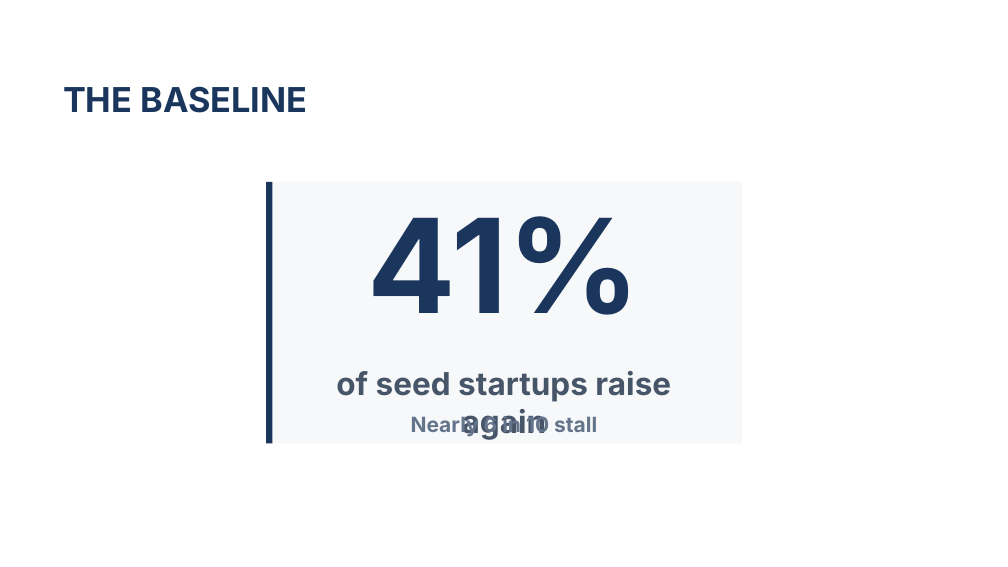
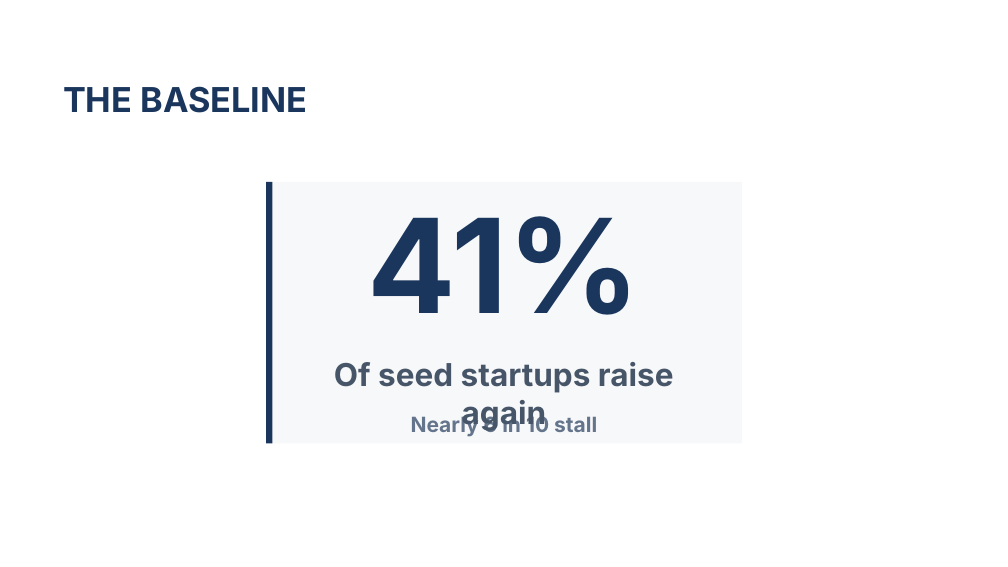
Before and after one commit to Meqdad-25/EDA_Project, a slide deck: slide 6 of presentation/Which Startups Raise Again.pptx. Drawn at 1008x567 pixels with LibreOffice and Linux fonts; fonts in the diff are those of the drawing; background and template pictures are left out. Boxes give left, top, right and bottom in pixels: in the first picture for what was removed or moved away, otherwise in the second. Text is boxed around its words. In the diff, an @@ line names an element or a change of style, - is before the commit and + after.

```diff
--- a/presentation/Which Startups Raise Again.pptx
+++ b/presentation/Which Startups Raise Again.pptx
@@ text at [334,362,674,431]: text changed @@
-of seed startups raise again
+Of seed startups raise again
```
Also in this commit, not shown: 1 other file.
